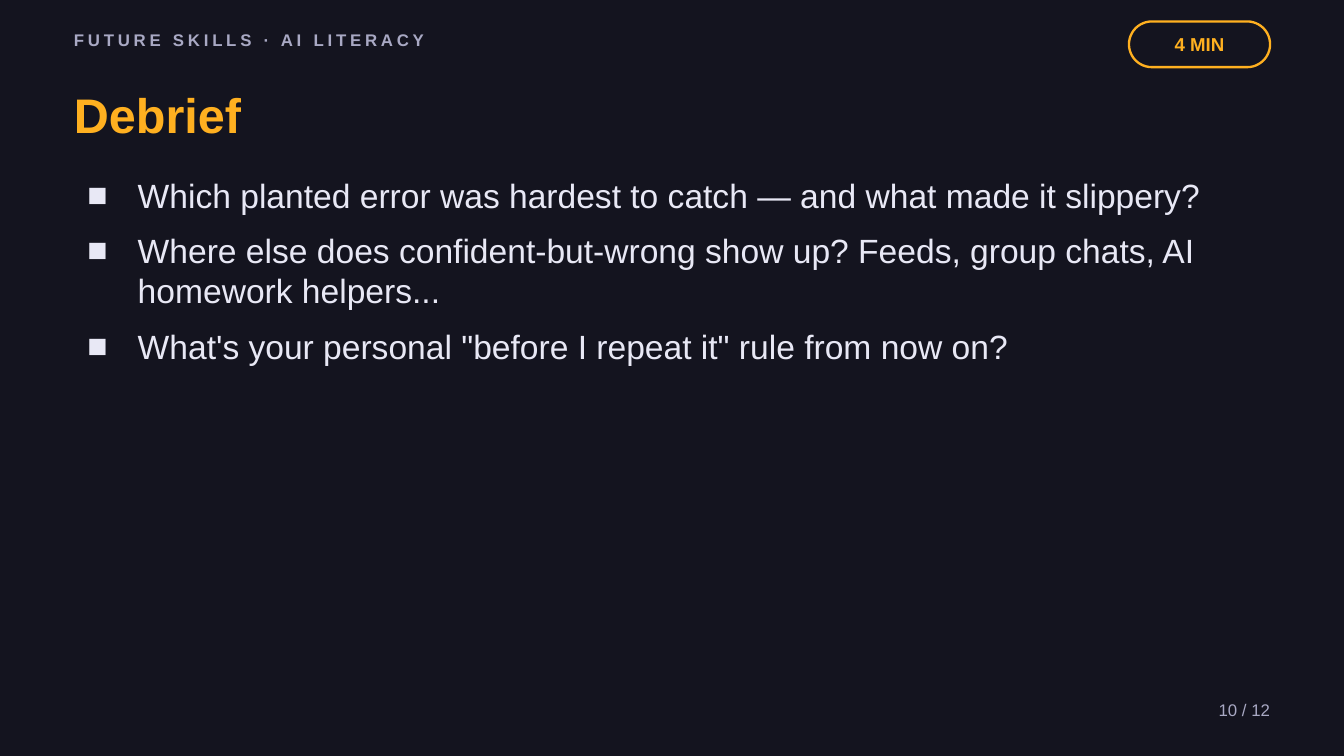
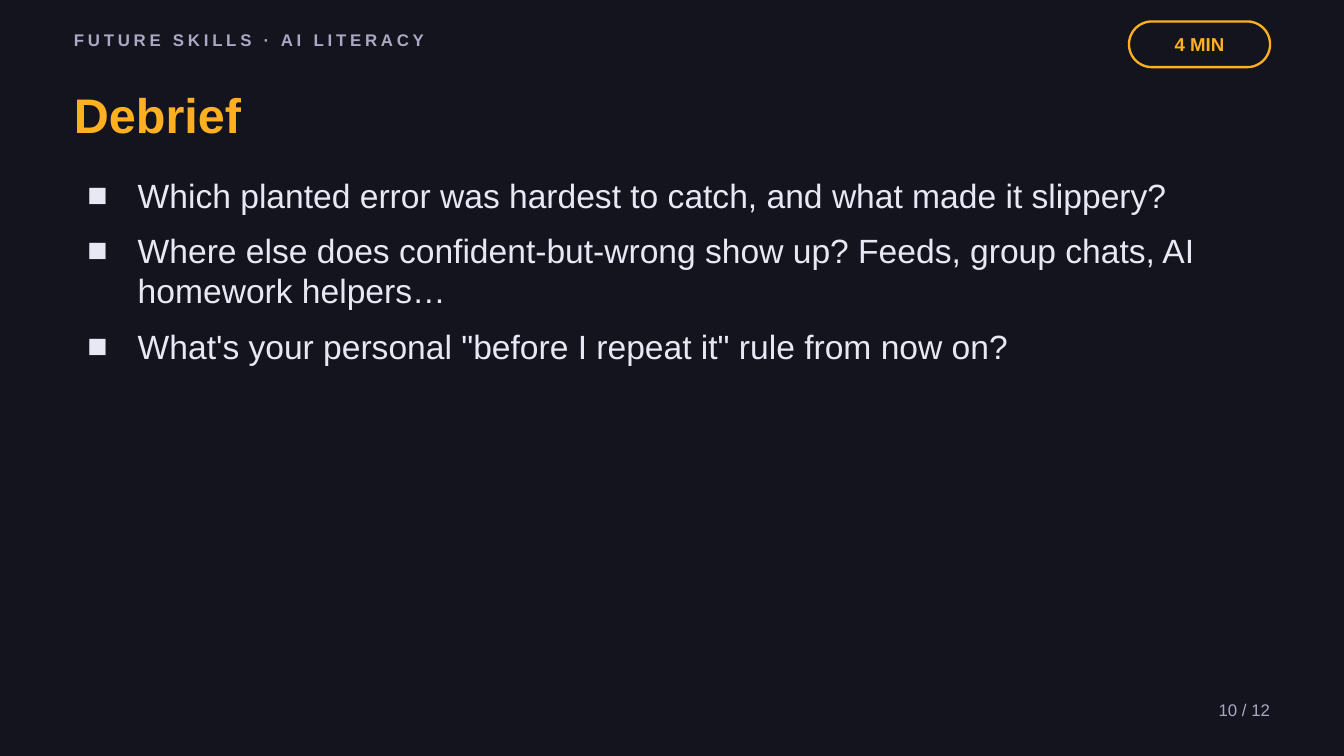
Before and after one commit to phiunit/tptphi, a slide deck: slide 10 of products/ai-fact-check-lab/dist/Hallucination Hunters - Slides.pptx. Drawn at 1344x756 pixels with LibreOffice and Linux fonts; fonts in the diff are those of the drawing. Boxes give left, top, right and bottom in pixels: in the first picture for what was removed or moved away, otherwise in the second. Text is boxed around its words. In the diff, an @@ line names an element or a change of style, - is before the commit and + after.

```diff
--- a/products/ai-fact-check-lab/dist/Hallucination Hunters - Slides.pptx
+++ b/products/ai-fact-check-lab/dist/Hallucination Hunters - Slides.pptx
@@ text at [138, 183, 1194, 309]: text changed @@
-■ Which planted error was hardest to catch — and what made it slippery?
-■ Where else does confident-but-wrong show up? Feeds, group chats, AI homework helpers...
+■ Which planted error was hardest to catch, and what made it slippery?
+■ Where else does confident-but-wrong show up? Feeds, group chats, AI homework helpers…
```
Also in this commit, not shown: 9 other slides changed, 1 slide added, 1 slide removed, 34 other files.
